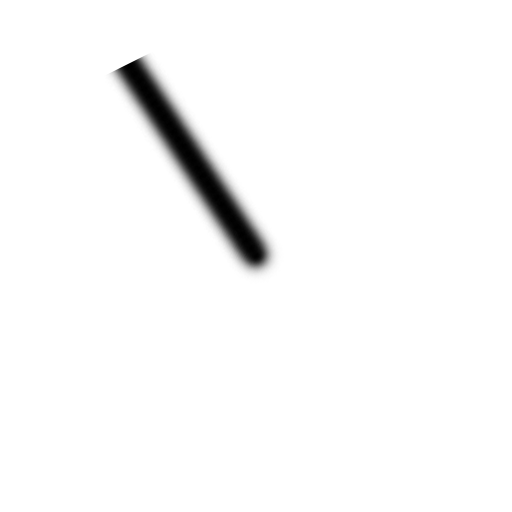
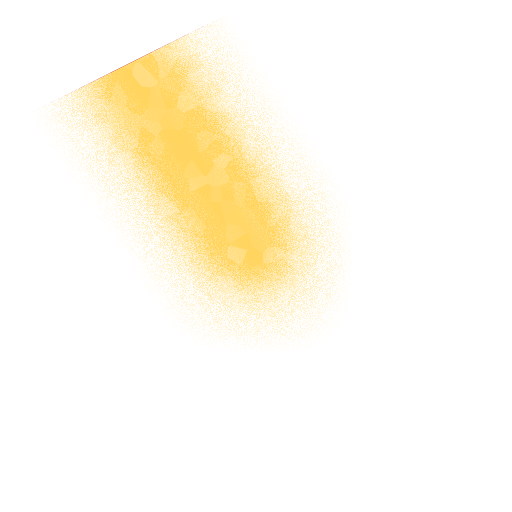
Two versions of the same layered image (512 x 512). Layer-by-layer changes:
added layer "Sand" in group "Group 1" over [32,14,353,353]
painted on "Left copy" over [32,14,353,353]
